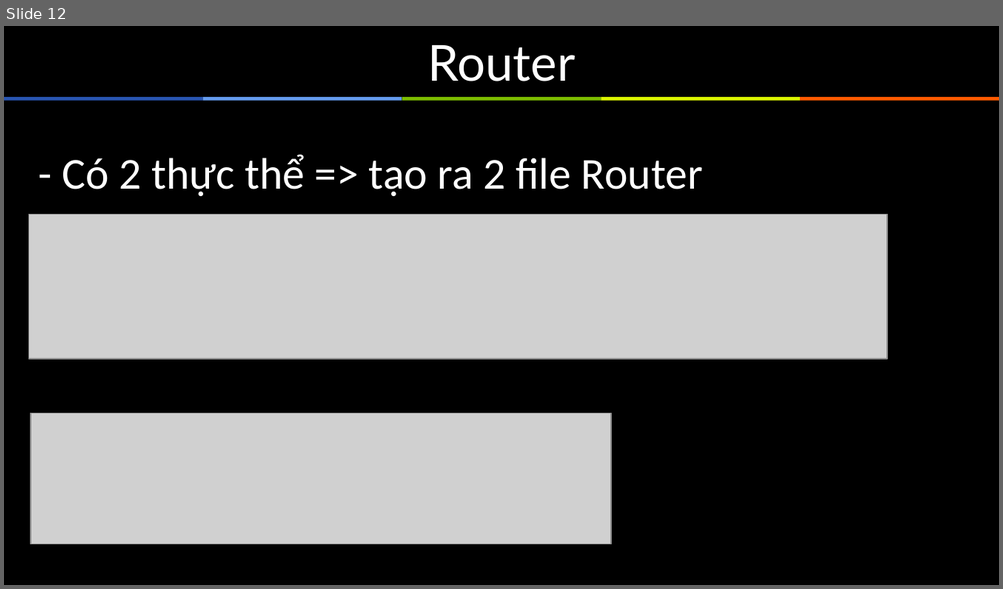
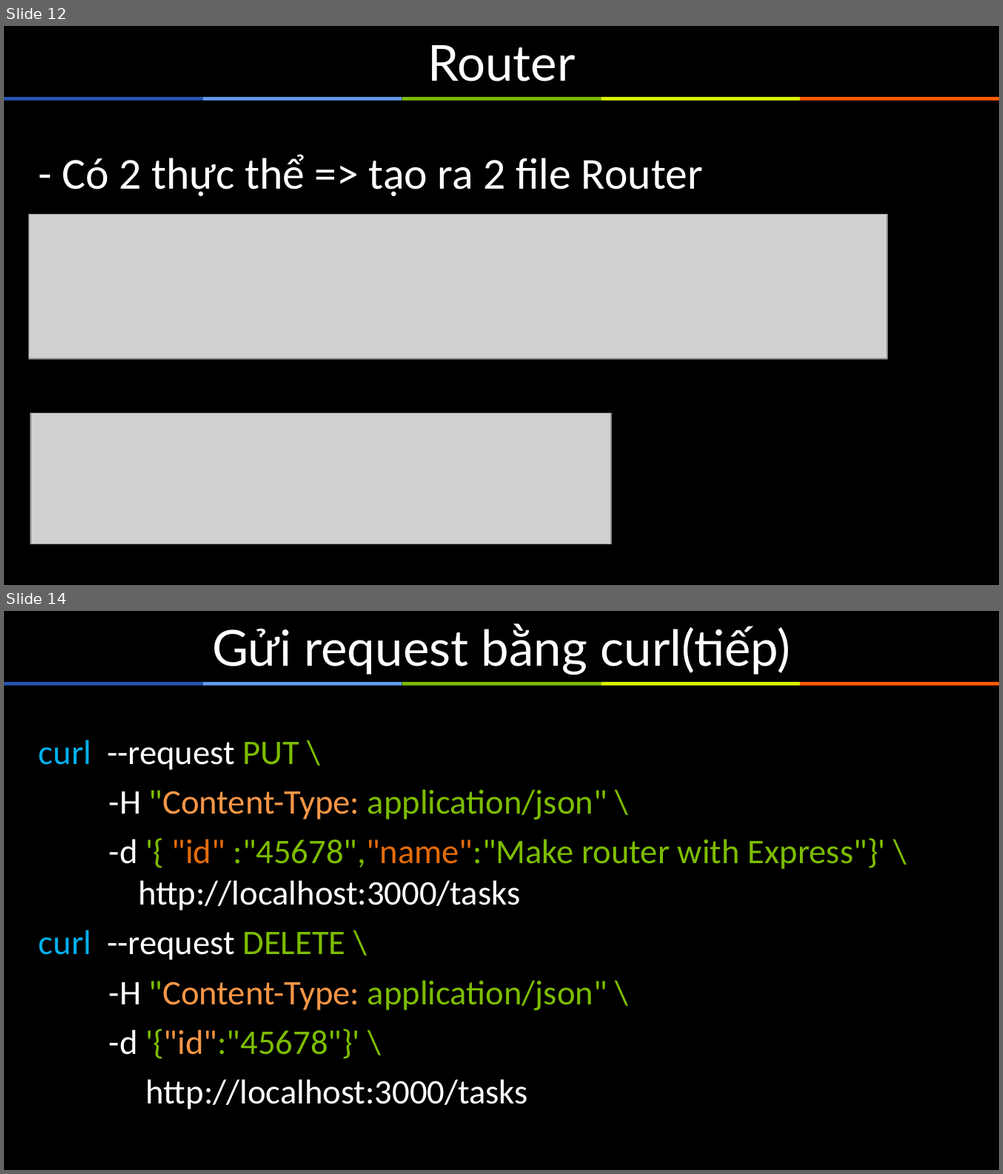
Before and after one commit to sunlight3d/ThucTapNodejsTechmaster, a slide deck: Documents/ThuctapNodejs4.pptx. Shown one above the other, each under a label of ours: slide 12 before the commit, slides 12 and 14 after it; the slides between them are not shown. The pictures are 1003x589 and 1003x1174 pixels, drawn with LibreOffice and Linux fonts; fonts in the diff are those of the drawing; grey boxes stand for pictures. Boxes give left, top, right and bottom in pixels: in the first picture for what was removed or moved away, otherwise in the second. Text is boxed around its words. In the diff, an @@ line names an element or a change of style, - is before the commit and + after.

```diff
--- a/Documents/ThuctapNodejs4.pptx
+++ b/Documents/ThuctapNodejs4.pptx
@@ slide 14 added at box(4, 611, 999, 1170), background #000000; not listed: 5 template elements that a slide beside it also shows @@
@@ title added at box(212, 624, 791, 675), 36 pt, text #FFFFFF @@
+Gửi request bằng curl(tiếp)
@@ text added at box(39, 740, 885, 1110), 25 pt, text #7DBD00 @@
+curl --request PUT \
+-H "Content-Type: application/json" \
+-d '{ "id" :"45678","name":"Make router with Express"}' \ http://localhost:3000/tasks
+curl --request DELETE \
+-H "Content-Type: application/json" \
+-d '{"id":"45678"}' \
+http://localhost:3000/tasks
```
Also in this commit, not shown: 1 slide changed, 5 other slides added, 7 slides removed, 15 other files.
